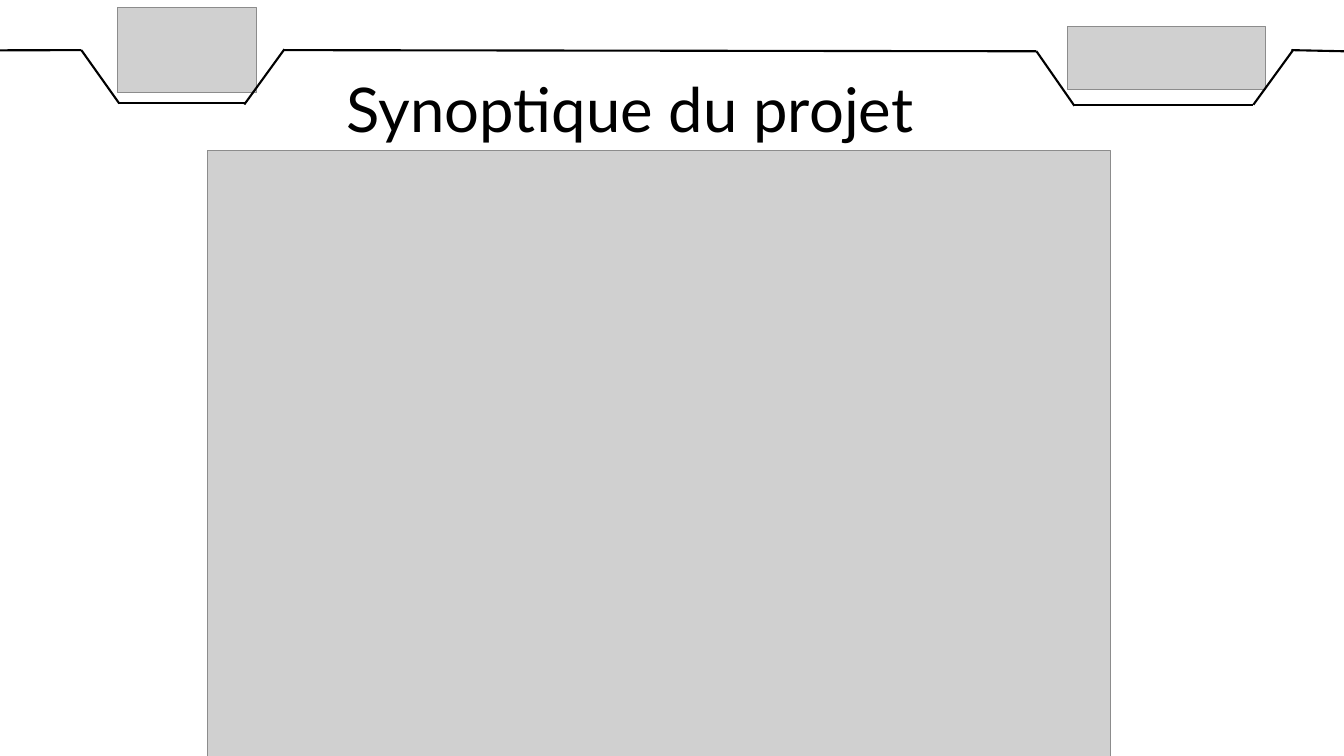
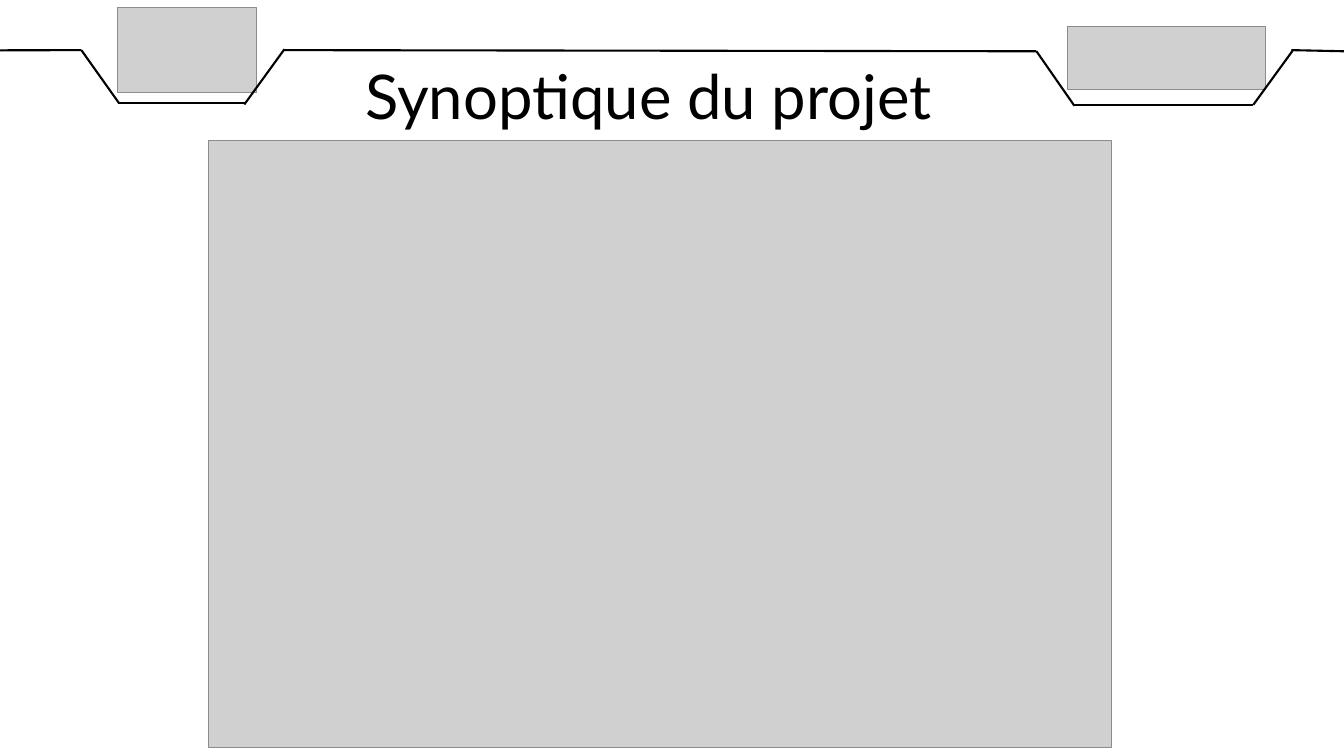
Before and after one commit to DylanChe/SupervisionSerre, a slide deck: slide 3 of oral_projet/revue_2/diaporama_revue_2_dylan.pptx. Drawn at 1344x756 pixels with LibreOffice and Linux fonts; fonts in the diff are those of the drawing; grey boxes stand for pictures. Boxes give left, top, right and bottom in pixels: in the first picture for what was removed or moved away, otherwise in the second. Text is boxed around its words. In the diff, an @@ line names an element or a change of style, - is before the commit and + after.

```diff
--- a/oral_projet/revue_2/diaporama_revue_2_dylan.pptx
+++ b/oral_projet/revue_2/diaporama_revue_2_dylan.pptx
@@ text "Synoptique du projet" moved from (x1=347, y1=86, x2=913, y2=144) to (x1=365, y1=73, x2=932, y2=131) @@
@@ picture moved from (x1=208, y1=150, x2=1111, y2=756) to (x1=209, y1=141, x2=1112, y2=748) @@
```
Also in this commit, not shown: 4 other slides changed.
